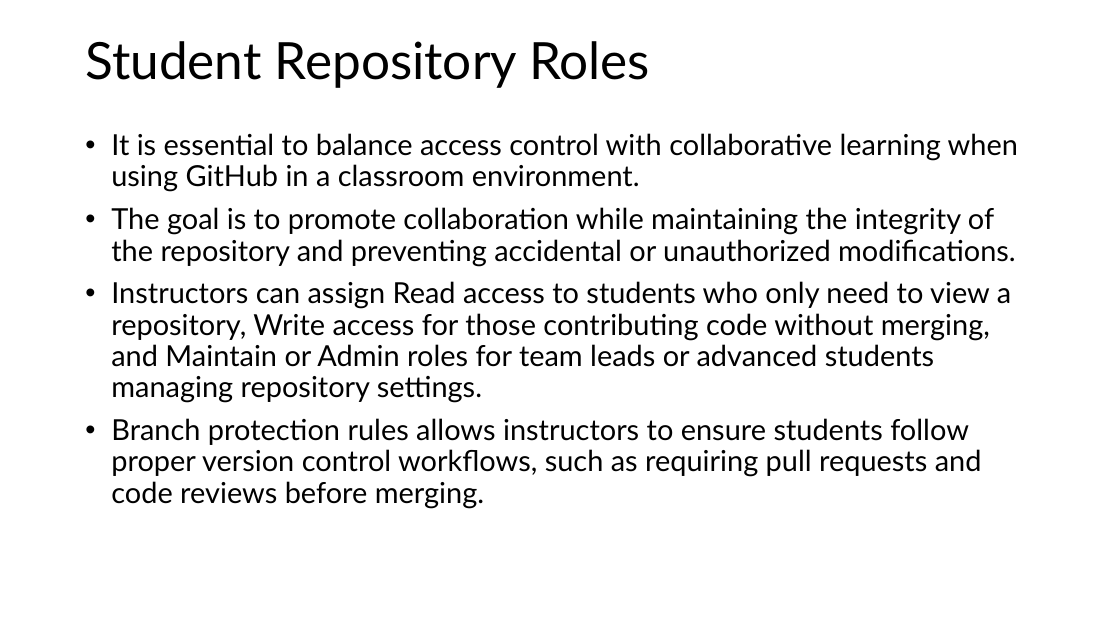
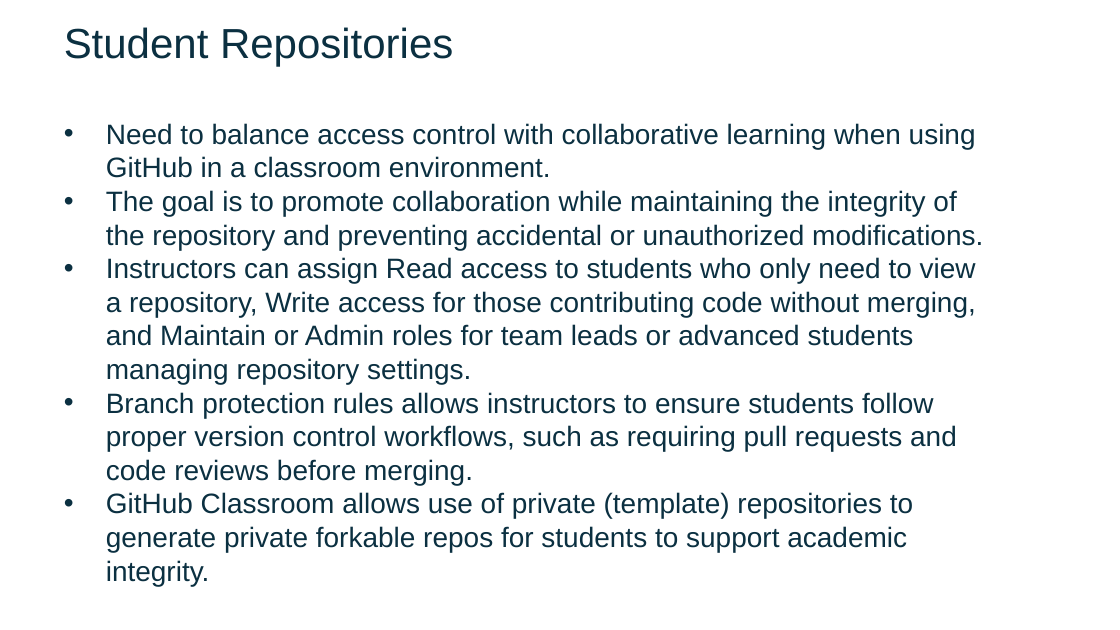
Before and after one commit to FSCJ-FacultyDev/SWC-Columbus-2025, a slide deck: slide 7 of Slides-Day1.pptx (slide 8 before the commit). Drawn at 1120x630 pixels with LibreOffice and Linux fonts; fonts in the diff are those of the drawing; background and template pictures are left out. Boxes give left, top, right and bottom in pixels: in the first picture for what was removed or moved away, otherwise in the second. Text is boxed around its words. In the diff, an @@ line names an element or a change of style, - is before the commit and + after.

```diff
--- a/Slides-Day1.pptx
+++ b/Slides-Day1.pptx
@@ text added at box(64, 27, 453, 67), 36 pt, text #0B3041 @@
+Student Repositories
@@ title removed at box(85, 41, 650, 88) @@
-Student Repository Roles
@@ text "Need to balance access control ...": place and size @@
-text "Need to balance access control ..." at box(111, 133, 1018, 509)
+text "Need to balance access control ..." at box(106, 123, 983, 586)
@@ text at box(106, 123, 976, 178): text changed; size 24.8 to 24 pt; font Lato to Arial; text colour #000000 to #0B3041 @@
-• It is essential to balance access control with collaborative learning when using GitHub in a classroom environment.
+• Need to balance access control with collaborative learning when using GitHub in a classroom environment.
@@ text at box(106, 190, 983, 485): size 24.8 to 24 pt, font Lato to Arial, text colour #000000 to #0B3041 in "The goal is to promote collaboration while ...", "Instructors can assign Read access to students ...", "Branch protection rules allows instructors to ensure ..."; indent changed; line spacing 0.9 to 1; less space between paragraphs @@
@@ text at box(106, 492, 913, 586): paragraph added @@
+• GitHub Classroom allows use of private (template) repositories to generate private forkable repos for students to support academic integrity.
```
Also in this commit, not shown: 25 other slides changed, 9 slides added, 6 slides removed, 6 other files.
